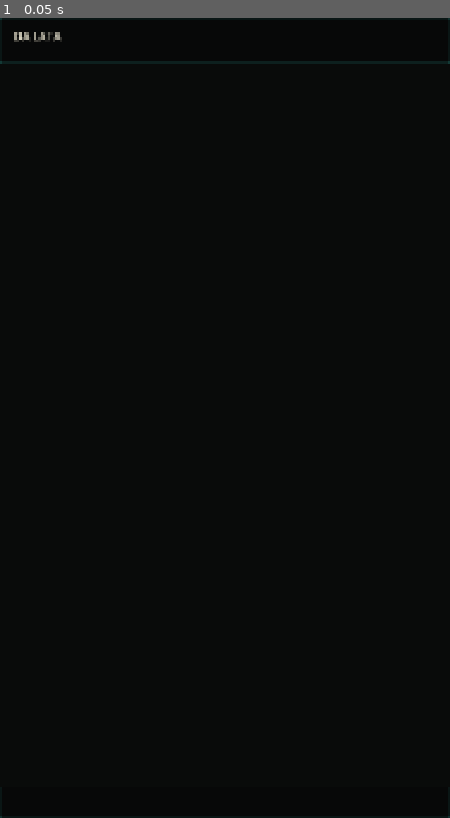
Above: before the commit, frame 1.
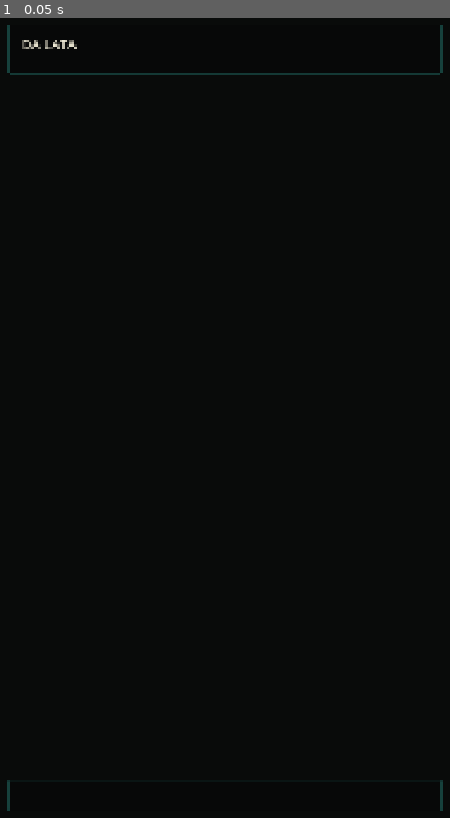
Above: after the commit, the same moment.

Repository: az1nn/growing-rio
Game: Godot game, scene res://scenes/ui/v1/dalata_screen_shell.tscn
The game is run twice, just before and just after one commit, with the same random seed, the same clock (stepped at 60 frames per second) and the same inputs. This scene is started directly instead of the project's main scene.
Inputs:
- Up to frame 1 (0.05 s): no input

The runs differ from the first frame. In frame 1, 0.5% of the frame differs, in the area x 0-100%, y 0-100%.
Error before the commit: Parse Error: Cannot find member "TOP_REGION_MIN_HEIGHT" in base "DalataUITokens". (res://scenes/ui/v1/dalata_screen_shell.gd:22)

Commit message:
feat(ui): encode shared shell layout tokens

Diff:
--- a/resources/ui/v1/dalata_ui_tokens.gd
+++ b/resources/ui/v1/dalata_ui_tokens.gd
@@ -15,6 +15,11 @@
 const BORDER_WIDTH := 2
 const FOCUS_BORDER_WIDTH := 3
 const CORNER_RADIUS := 2
+
+const PORTRAIT_SAFE_MARGIN := 16
+const TOP_REGION_MIN_HEIGHT := 64
+const BOTTOM_BAND_MIN_HEIGHT := 76
+const NAV_SLOT_MAX := 5
 
 const INK_950 := Color(0.027, 0.031, 0.031, 0.98)
 const INK_800 := Color(0.082, 0.094, 0.091, 0.98)
